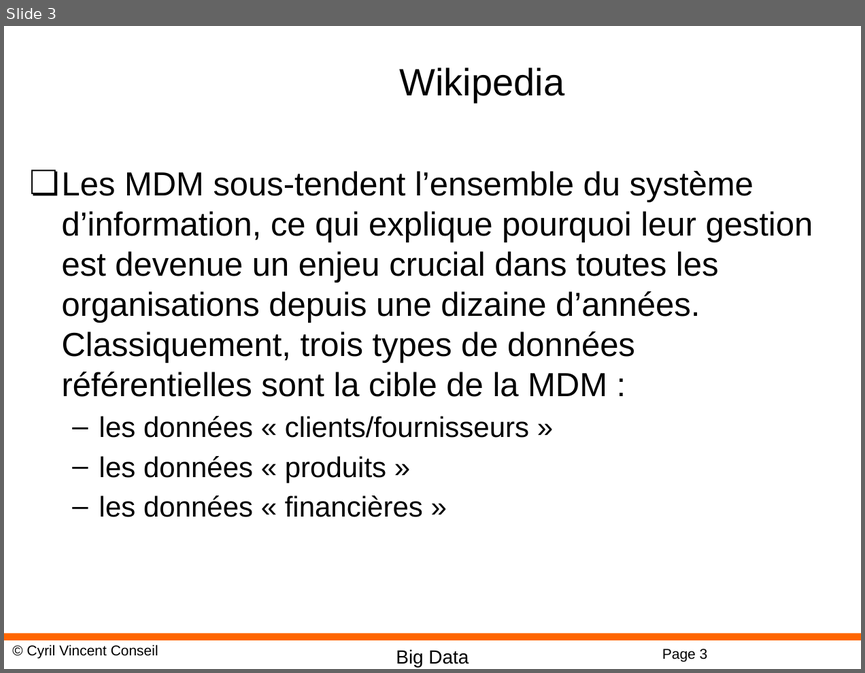
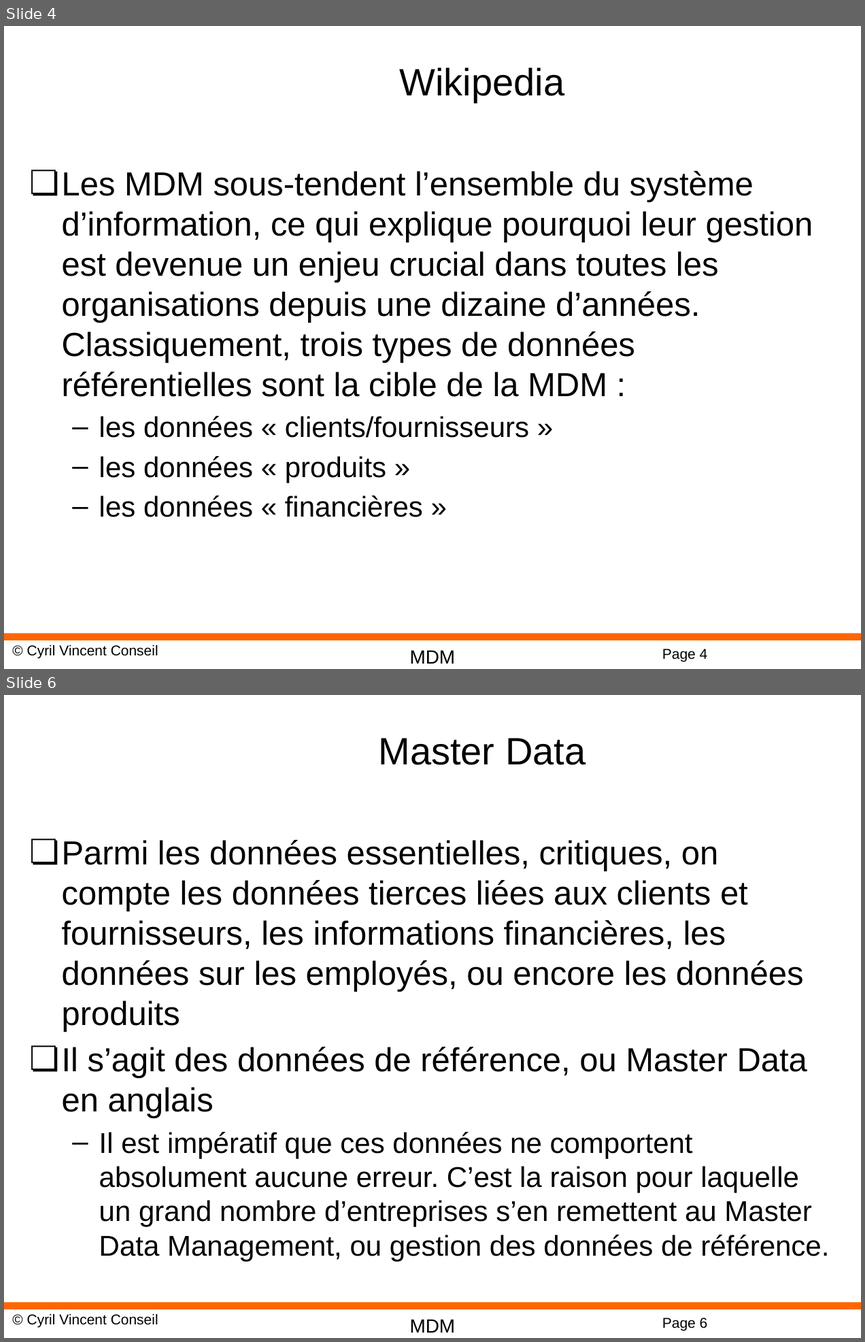
Before and after one commit to cyrilvincent/mdm, a slide deck: MDM03-MDM.pptx. Shown one above the other, each under a label of ours: slide 3 before the commit, slides 4 and 6 after it; the slides between them are not shown. The pictures are 865x673 and 865x1342 pixels, drawn with LibreOffice and Linux fonts; fonts in the diff are those of the drawing; background and template pictures are left out. Boxes give left, top, right and bottom in pixels: in the first picture for what was removed or moved away, otherwise in the second. Text is boxed around its words. In the diff, an @@ line names an element or a change of style, - is before the commit and + after.

```diff
--- a/MDM03-MDM.pptx
+++ b/MDM03-MDM.pptx
@@ slide 6 added at box(4, 695, 861, 1338), background #FFFFFF; not listed: 4 template elements that a slide beside it also shows @@
@@ title added at box(378, 738, 585, 765), 32 pt, text #000000 @@
+Master Data
@@ text added at box(62, 840, 829, 1261), 28 pt, text #000000 @@
+❏ Parmi les données essentielles, critiques, on compte les données tierces liées aux clients et fournisseurs, les informations financières, les données sur les employés, ou encore les données produits
+❏ Il s’agit des données de référence, ou Master Data en anglais
+  – Il est impératif que ces données ne comportent absolument aucune erreur. C’est la raison pour laquelle un grand nombre d’entreprises s’en remettent au Master Data Management, ou gestion des données de référence.
@@ what was slide 3 is now slide 4 @@
@@ slide 4 changed as well @@
@@ text at box(410, 650, 456, 663): text changed @@
-Big Data
+MDM
@@ page number at box(662, 648, 708, 661): text changed @@
-Page 3
+Page 4
```
Also in this commit, not shown: 17 other slides changed, 12 other slides added, 11 other files.
